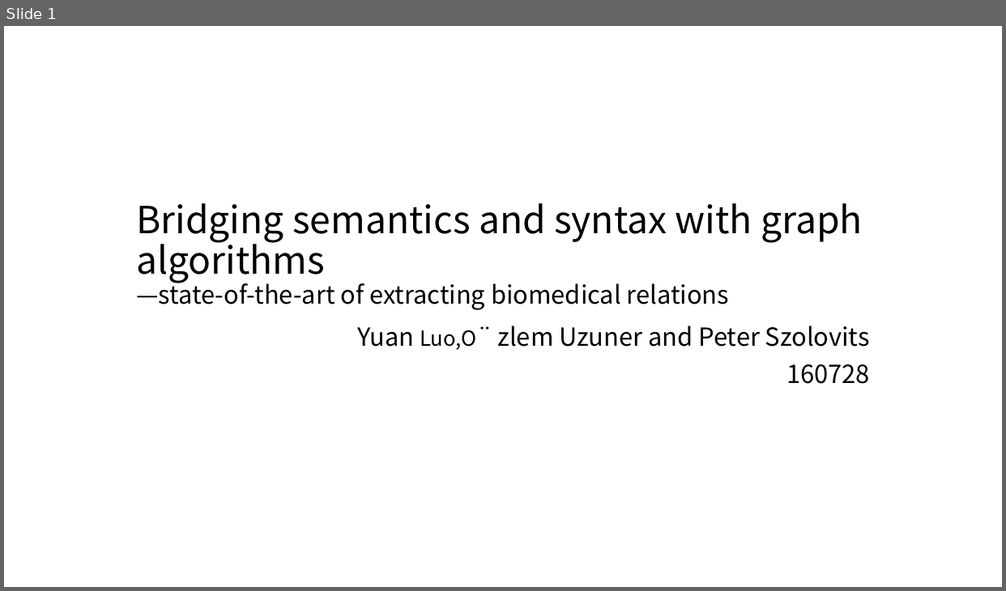
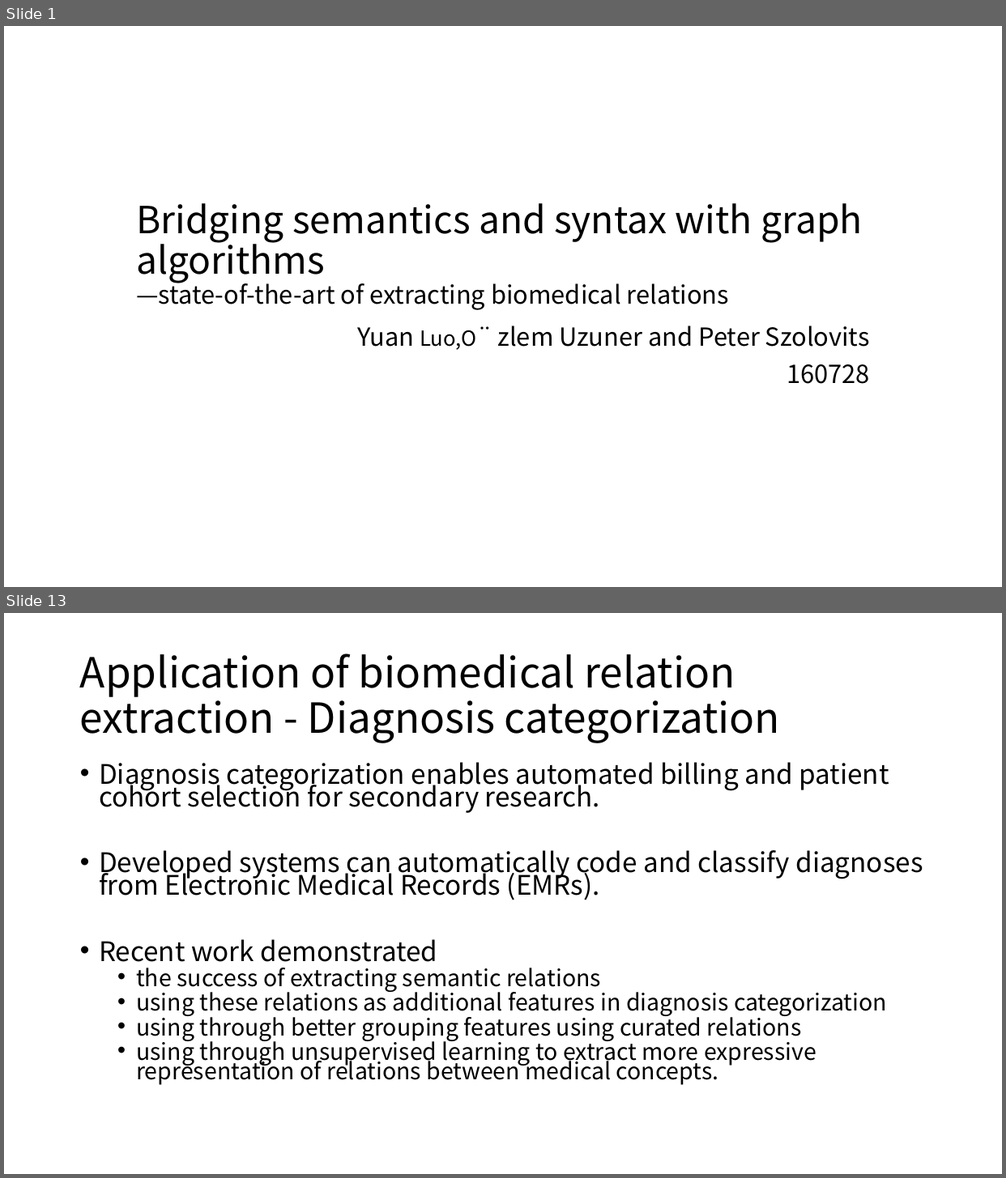
Before and after one commit to moklise/TIL, a slide deck: Review/Brief Bioinform_2016_Luo_Bridging semantics and syntax with graph algorithm/Bridging semantics and syntax with graph.pptx. Shown one above the other, each under a label of ours: slide 1 before the commit, slides 1 and 13 after it; the slides between them are not shown. The pictures are 1006x591 and 1006x1178 pixels, drawn with LibreOffice and Linux fonts; fonts in the diff are those of the drawing; background and template pictures are left out. Boxes give left, top, right and bottom in pixels: in the first picture for what was removed or moved away, otherwise in the second. Text is boxed around its words. In the diff, an @@ line names an element or a change of style, - is before the commit and + after.

Commit message:
Bridging semantics and syntax with graph algorithm2

```diff
--- a/Review/Brief Bioinform_2016_Luo_Bridging semantics and syntax with graph algorithm/Bridging semantics and syntax with graph.pptx
+++ b/Review/Brief Bioinform_2016_Luo_Bridging semantics and syntax with graph algorithm/Bridging semantics and syntax with graph.pptx
@@ slide 13 added at box(4, 613, 1002, 1174), background #FFFFFF @@
@@ title added at box(80, 653, 780, 743), 40 pt, text #000000 @@
+Application of biomedical relation extraction - Diagnosis categorization
@@ text added at box(99, 762, 923, 1085), 22.2 pt, text #000000 @@
+• Diagnosis categorization enables automated billing and patient cohort selection for secondary research.
+• Developed systems can automatically code and classify diagnoses from Electronic Medical Records (EMRs).
+• Recent work demonstrated
+  • the success of extracting semantic relations
+  • using these relations as additional features in diagnosis categorization
+  • using through better grouping features using curated relations
+  • using through unsupervised learning to extract more expressive representation of relations between medical concepts.
```
Also in this commit, not shown: 15 other slides added, 1 slide removed, 2 other files.
